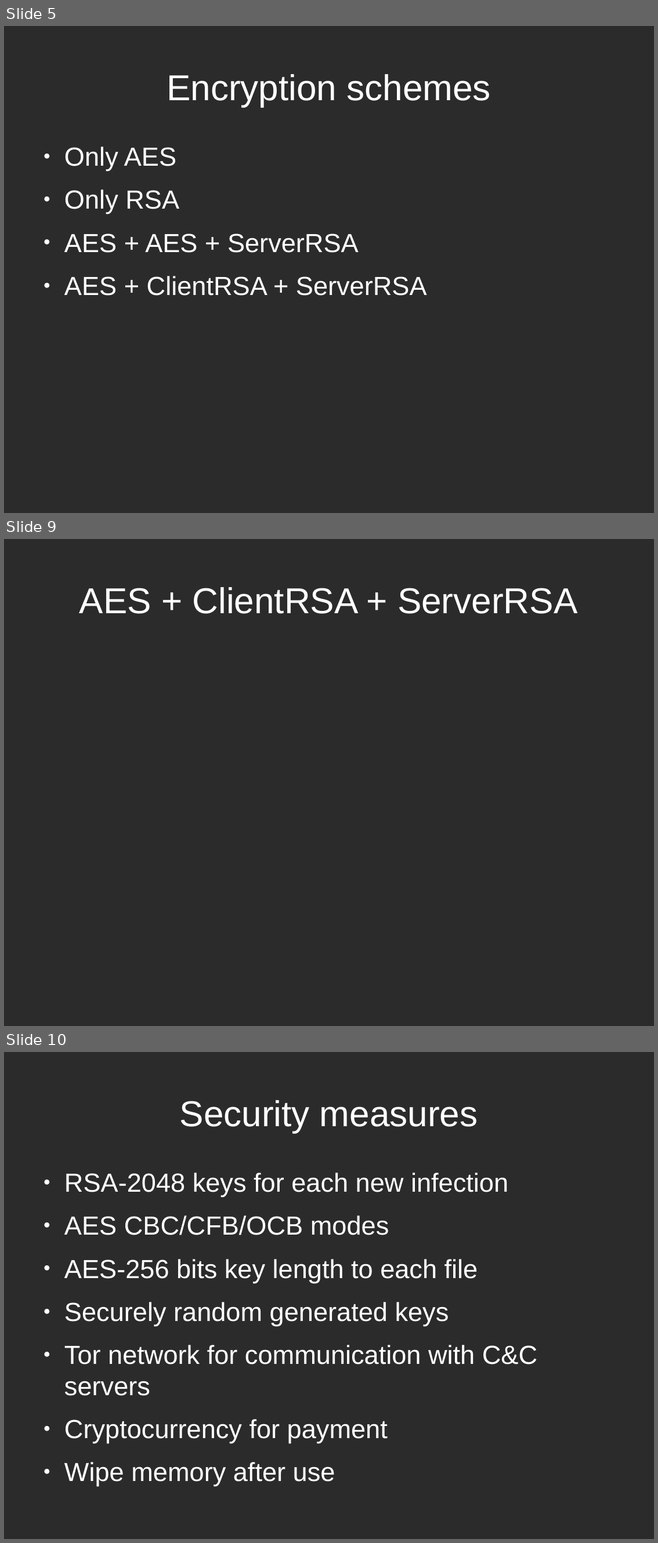
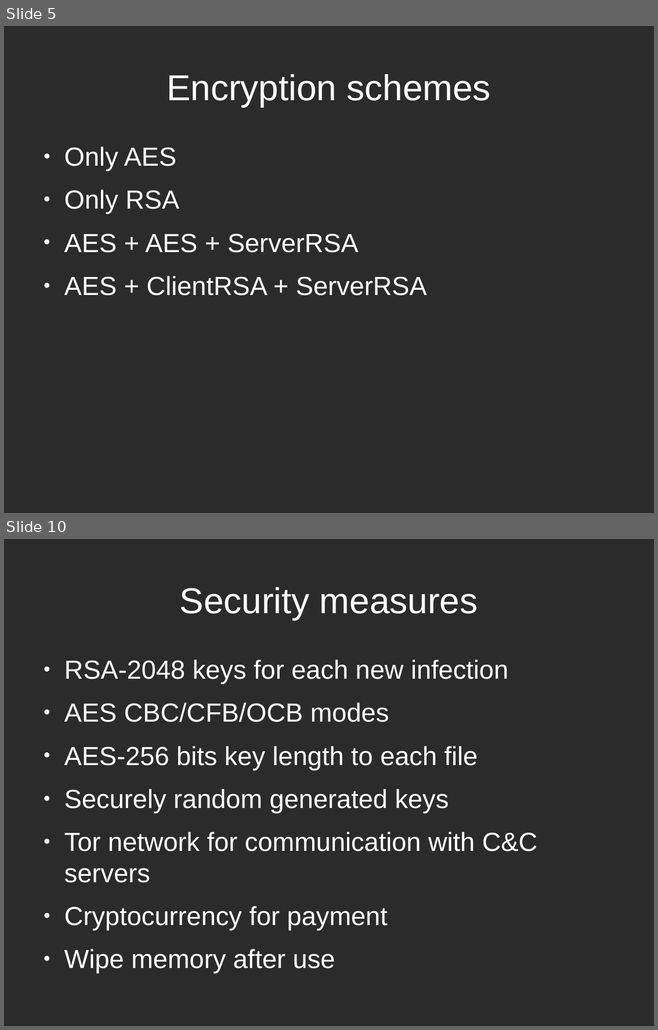
Before and after one commit to tarcisio-marinho/GonnaCry, a slide deck: Python/talk/na_beira_do_rio.odp. Shown one above the other, each under a label of ours: slides 5, 9 and 10 before the commit, slides 5 and 10 after it; the slides between them are not shown. The pictures are 658x1543 and 658x1030 pixels, drawn with LibreOffice and Linux fonts; fonts in the diff are those of the drawing; background and template pictures are left out; a plain dark background stands for a picture behind light text. Boxes give left, top, right and bottom in pixels: in the first picture for what was removed or moved away, otherwise in the second. Text is boxed around its words. In the diff, an @@ line names an element or a change of style, - is before the commit and + after.

```diff
--- a/Python/talk/na_beira_do_rio.odp
+++ b/Python/talk/na_beira_do_rio.odp
@@ slide 9 removed at <box>4,539,654,1026</box>, background picture (left out) @@
@@ title removed at <box>79,587,577,614</box> @@
-AES + ClientRSA + ServerRSA
```
Also in this commit, not shown: 4 slides changed, 3 slides added, 3 other slides removed.
